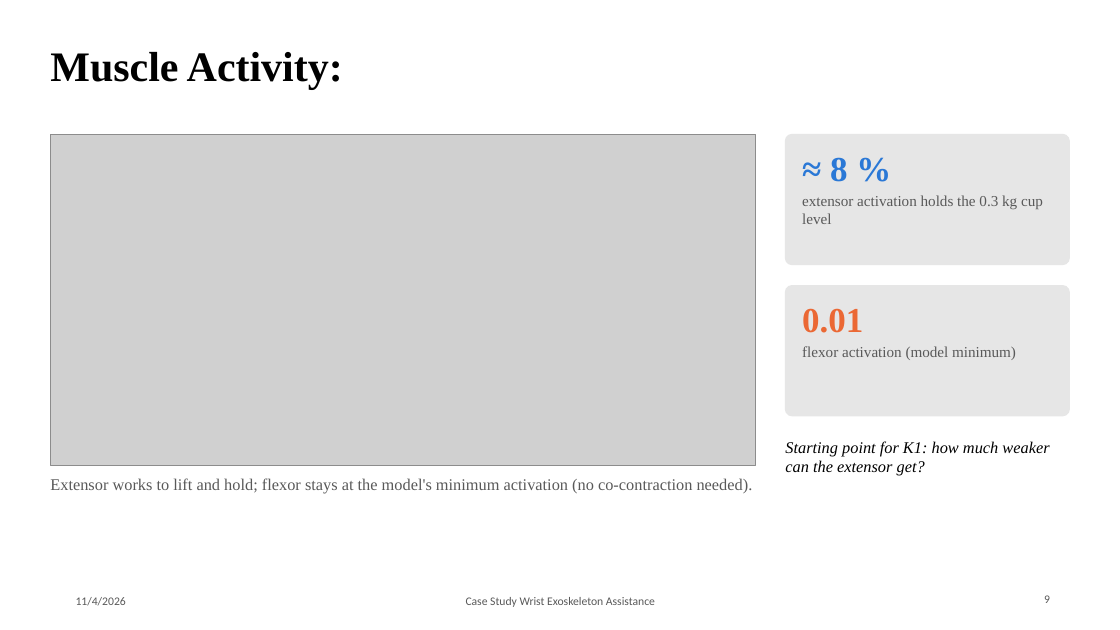
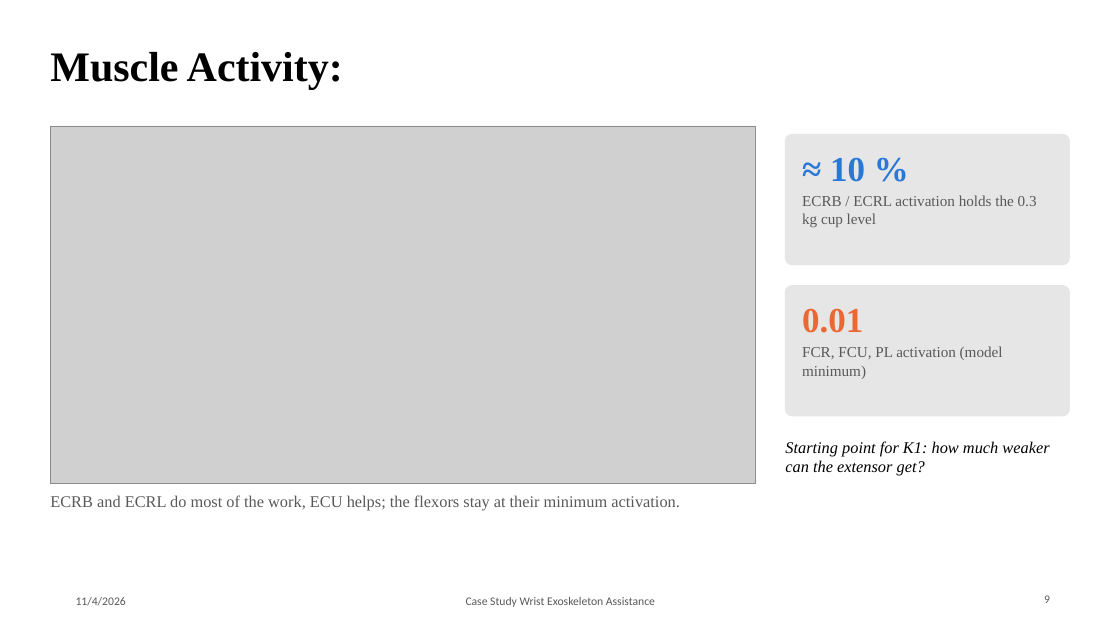
Before and after one commit to Rationaliser/wrist-exo-assist-sim, a slide deck: slide 9 of presentation/P2_Team7_Wrist_Exo_Baseline.pptx. Drawn at 1120x630 pixels with LibreOffice and Linux fonts; fonts in the diff are those of the drawing; grey boxes stand for pictures; background and template pictures are left out. Boxes give left, top, right and bottom in pixels: in the first picture for what was removed or moved away, otherwise in the second. Text is boxed around its words. In the diff, an @@ line names an element or a change of style, - is before the commit and + after.

```diff
--- a/presentation/P2_Team7_Wrist_Exo_Baseline.pptx
+++ b/presentation/P2_Team7_Wrist_Exo_Baseline.pptx
@@ picture: place and size @@
-picture at [50,134,756,465]
+picture at [50,126,756,484]
@@ text at [830,157,865,182]: text changed @@
-≈ 8 %
+≈ 10 %
@@ text at [802,195,1037,227]: text changed @@
-extensor activation holds the 0.3 kg cup level
+ECRB / ECRL activation holds the 0.3 kg cup level
@@ text at [802,346,1003,379]: text changed @@
-flexor activation (model minimum)
+FCR, FCU, PL activation (model minimum)
@@ text at [50,495,680,511]: text changed @@
-Extensor works to lift and hold; flexor stays at the model's minimum activation (no co-contraction needed).
+ECRB and ECRL do most of the work, ECU helps; the flexors stay at their minimum activation.
```
Also in this commit, not shown: 8 other slides changed, 1 slide added, 1 slide removed, 4 other files.
